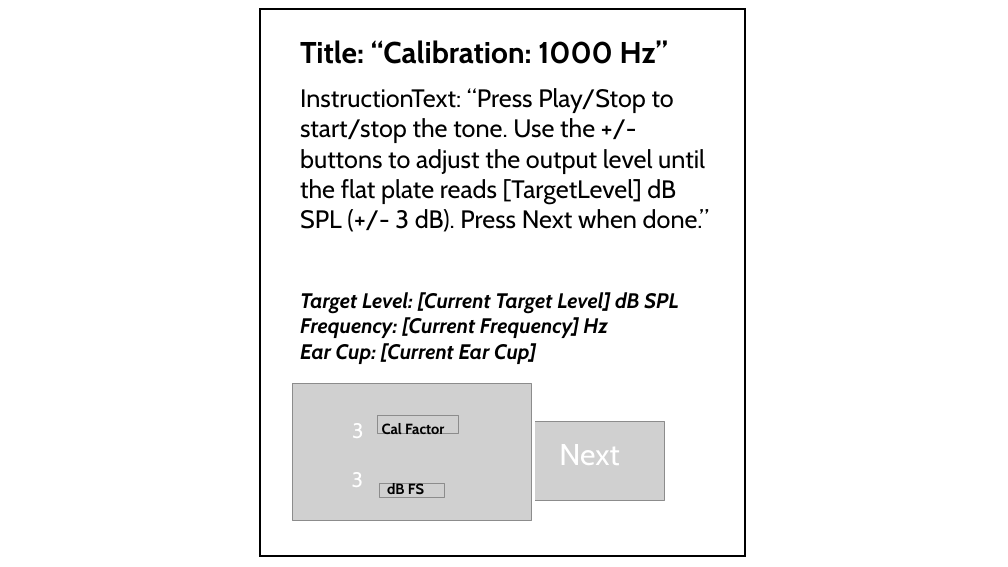
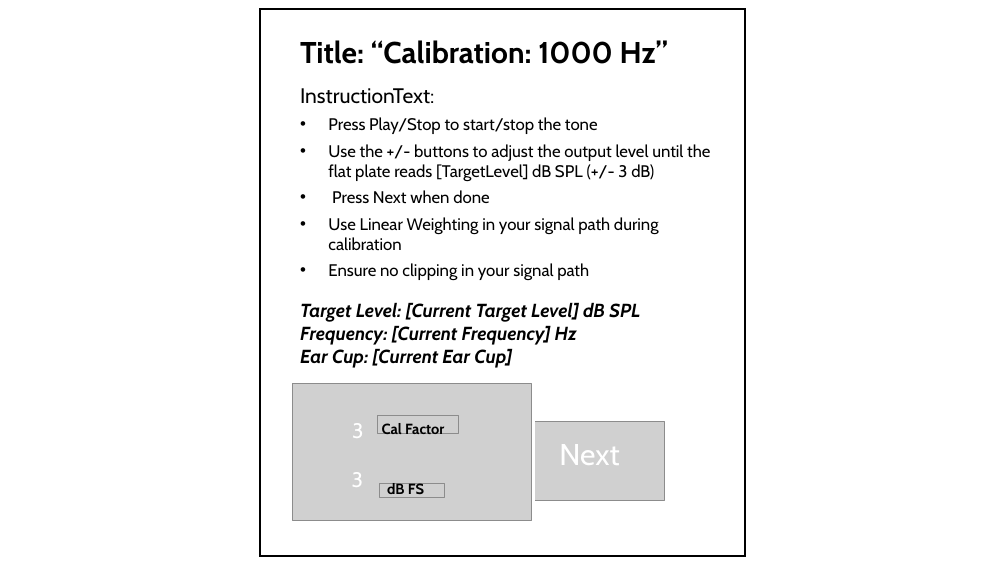
Before and after one commit to OpenHearing/TabSINT, a slide deck: slide 1 of Specifications/headphones_narrowband_calibration/GUI-Screens.pptx. Drawn at 1008x567 pixels with LibreOffice and Linux fonts; fonts in the diff are those of the drawing; grey boxes stand for pictures. Boxes give left, top, right and bottom in pixels: in the first picture for what was removed or moved away, otherwise in the second. Text is boxed around its words. In the diff, an @@ line names an element or a change of style, - is before the commit and + after.

Commit message:
Update calibration instructions to user

```diff
--- a/Specifications/headphones_narrowband_calibration/GUI-Screens.pptx
+++ b/Specifications/headphones_narrowband_calibration/GUI-Screens.pptx
@@ text at (300,88,710,281): text changed; size 24 to 16 pt @@
-InstructionText: “Press Play/Stop to start/stop the tone. Use the +/- buttons to adjust the output level until the flat plate reads [TargetLevel] dB SPL (+/- 3 dB). Press Next when done.”
+InstructionText:
+• Press Play/Stop to start/stop the tone
+• Use the +/- buttons to adjust the output level until the flat plate reads [TargetLevel] dB SPL (+/- 3 dB)
+• Press Next when done
+• Use Linear Weighting in your signal path during calibration
+• Ensure no clipping in your signal path
@@ text "Target Level: [Current Target Level] ...": place and size @@
-text "Target Level: [Current Target Level] ..." at (300,292,679,364)
+text "Target Level: [Current Target Level] ..." at (300,302,640,368)
@@ text "Target Level: [Current Target Level] ..." at (300,302,640,368): size 20 to 18 pt @@
```
Also in this commit, not shown: 1 other file.
